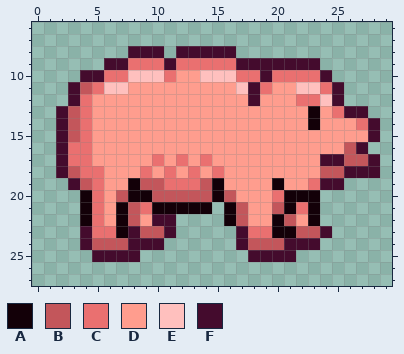
One commit to this pixel-art sprite: mod_source/textures/entities/pig_pink.png. The first picture shows the starting point.
The file is 32x32 pixels. Colours within 5 levels of each other are drawn and written as one. Shown: x 0..29, y 6..27.
Palette (. is transparent): A #130008  B #c3565b  C #ea7070  D #ff9d8e  E #ffc0be  F #440b2d
After the commit:
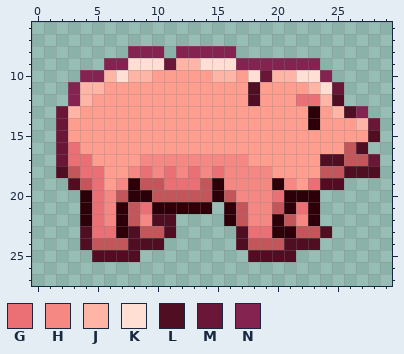
Colours new in this view: G #ea7076  H #f68884  J #ffb5a6  K #ffded3  L #500e23  M #6a1636  N #842250
The edit:
Colour A changes from #130008 to #2d0009.
The author changed colour B to colour D in rows 14 to 15 at x 3.
The author changed colour C to colour D in row 10 at x 11 and 17; in row 11 at x 19; in rows 13 to 16 at x 4.
The author changed colour E to colour D in row 10 at x 10 and 14; in row 11 at x 6 to 7, 17 and 22.
The author changed colour C to colour G in row 12 at x 22 to 23; in row 16 at x 3; in row 17 at x 3 to 4; in row 18 at x 4 to 5, 9, 11, 13 and 15; in row 19 at x 5, 11 to 13 and 23; in row 20 at x 5 and 20.
The author changed colour C to colour G in row 21 at x 5, 9 and 22; in row 22 at x 5; in row 23 at x 5 to 6 and 18 to 19.
The author changed colour C to colour H in row 17 at x 10, 12 and 14.
The author changed colour D to colour H in row 17 at x 9, 11, 13 and 15 to 17; in row 18 at x 8, 10, 12, 14 and 16 to 19; in row 19 at x 7, 16 to 19 and 21; in row 20 at x 6 and 17 to 19; in row 21 at x 6 and 18 to 19; in row 22 at x 6, 9, 18 to 19 and 22.
The author changed colour B to colour J in row 11 at x 4; in row 13 at x 3.
The author changed colour C to colour J in row 9 at x 12 to 13; in row 10 at x 6 and 20 to 21; in row 11 at x 5; in row 12 at x 4; in row 13 at x 25; in row 14 at x 27.
The author changed colour E to colour J in row 10 at x 8 to 9 and 15 to 16; in row 11 at x 23; in row 12 at x 24.
The author changed colour C to colour K in row 9 at x 8 to 10 and 14 to 16; in row 10 at x 7, 18 and 22 to 23; in row 11 at x 24.
The author changed colour F to colour L in row 11 at x 18; in row 12 at x 18 and 25; in row 13 at x 26; in row 15 at x 28; in row 16 at x 27; in row 17 at x 24 to 25.
The author changed colour F to colour L in row 18 at x 2 and 26 to 28; in row 19 at x 3 and 24 to 25; in row 22 at x 10 to 11; in row 23 at x 4, 8, 11, 17 and 24; in row 24 at x 4, 8 to 10, 17 and 21 to 23; in row 25 at x 5 to 8 and 18 to 21.
The author changed colour F to colour M in row 9 at x 11; in row 10 at x 19; in row 11 at x 25; in row 13 at x 2; in row 14 at x 2 and 28; in rows 15 to 16 at x 2.
The author changed colour F to colour M in row 17 at x 2 and 28.
The author changed colour F to colour N in row 8 at x 8 to 10 and 12 to 16; in row 9 at x 6 to 7 and 17 to 23; in row 10 at x 4 to 5 and 24; in rows 11 to 12 at x 3; in row 13 at x 27.
